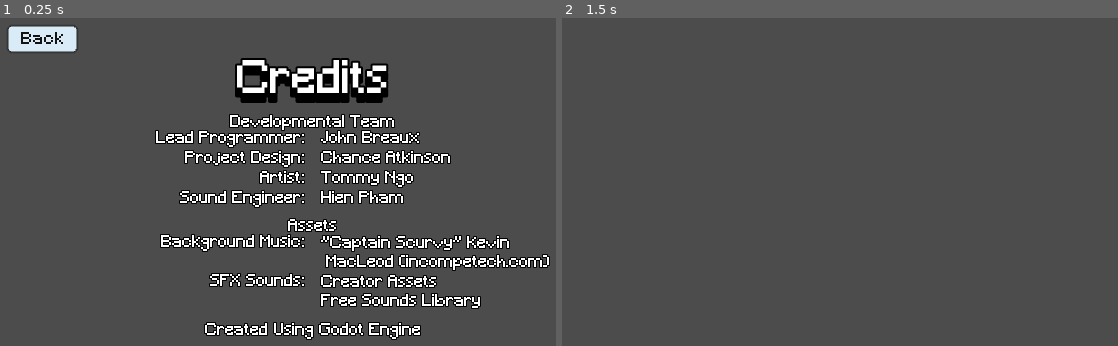
Above: before the commit, frames 1-2 (left to right).
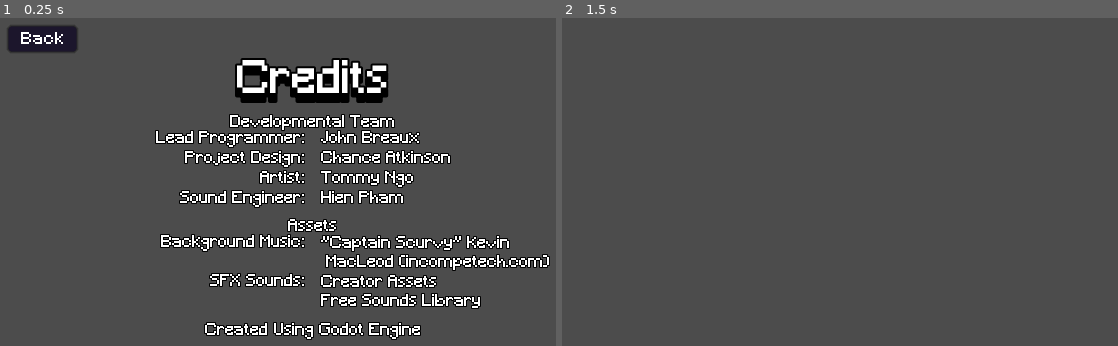
Above: after the commit, the same moments.

Repository: JohnBreaux/Boat-Battle
Game: Godot game, scene res://scenes/Credits.tscn
The game is run twice, just before and just after one commit, with the same random seed, the same clock (stepped at 60 frames per second) and the same inputs. This scene is started directly instead of the project's main scene.
Inputs (mouse positions are in pixels of both pictures, inside the frame that each line leads up to):
- Up to frame 1 (0.25 s): no input
- Up to frame 2 (1.5 s): tap Enter at 0.5 s; move the mouse to (1017, 172) at 0.52 s; click (1017, 172) at 0.67 s; click "Back" at 1.25 s

The runs differ from the first frame. In frame 1, 1.0% of the frame differs, in the area x 1-14%, y 2-11%; in frame 2, nothing differs.

Commit message:
Themes now work on credits page

Diff:
--- a/godot_ship/script/credits/Credits.gd
+++ b/godot_ship/script/credits/Credits.gd
@@ -1,22 +1,21 @@
 extends Control
 
-
-# Declare member variables here. Examples:
-# var a = 2
-# var b = "text"
-
+var light_theme = load("res://light_theme.tres")
+var dark_theme = load("res://dark_theme.tres")
 
 # Called when the node enters the scene tree for the first time.
 func _ready():
-	pass # Replace with function body.
-
-
-# Called every frame. 'delta' is the elapsed time since the previous frame.
-#func _process(delta):
-#	pass
-
+	var _errno = 0;
+	_errno += OptionsController.connect("change_theme", self, "_on_change_theme")
+	_on_change_theme(OptionsController.get_theme())
 
 func _on_Back_pressed():
 	AudioBus.emit_signal("button_clicked")
 	queue_free()
 	pass # Replace with function body.
+
+func _on_change_theme(theme):
+	if theme == "light":
+		self.set_theme(light_theme)
+	elif theme == "dark":
+		self.set_theme(dark_theme)
